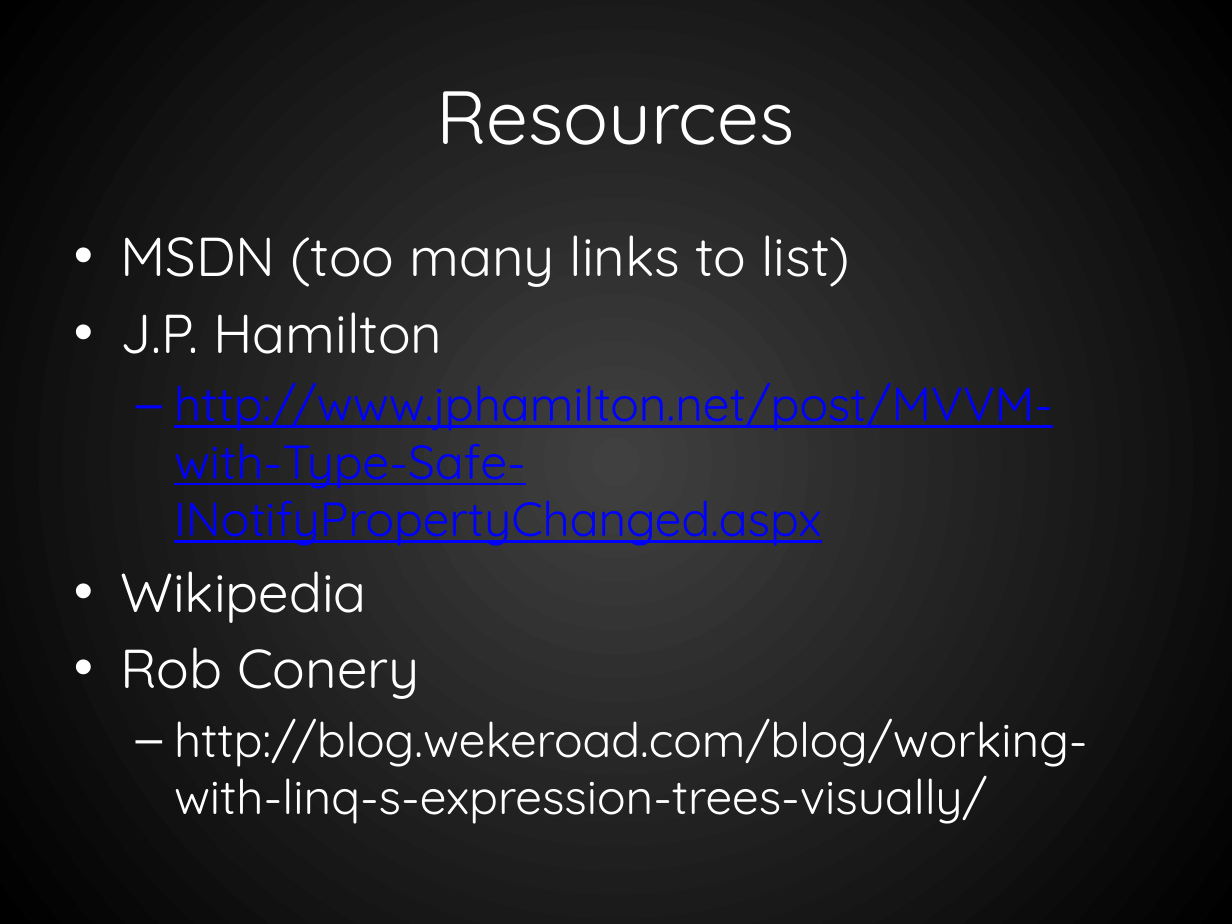
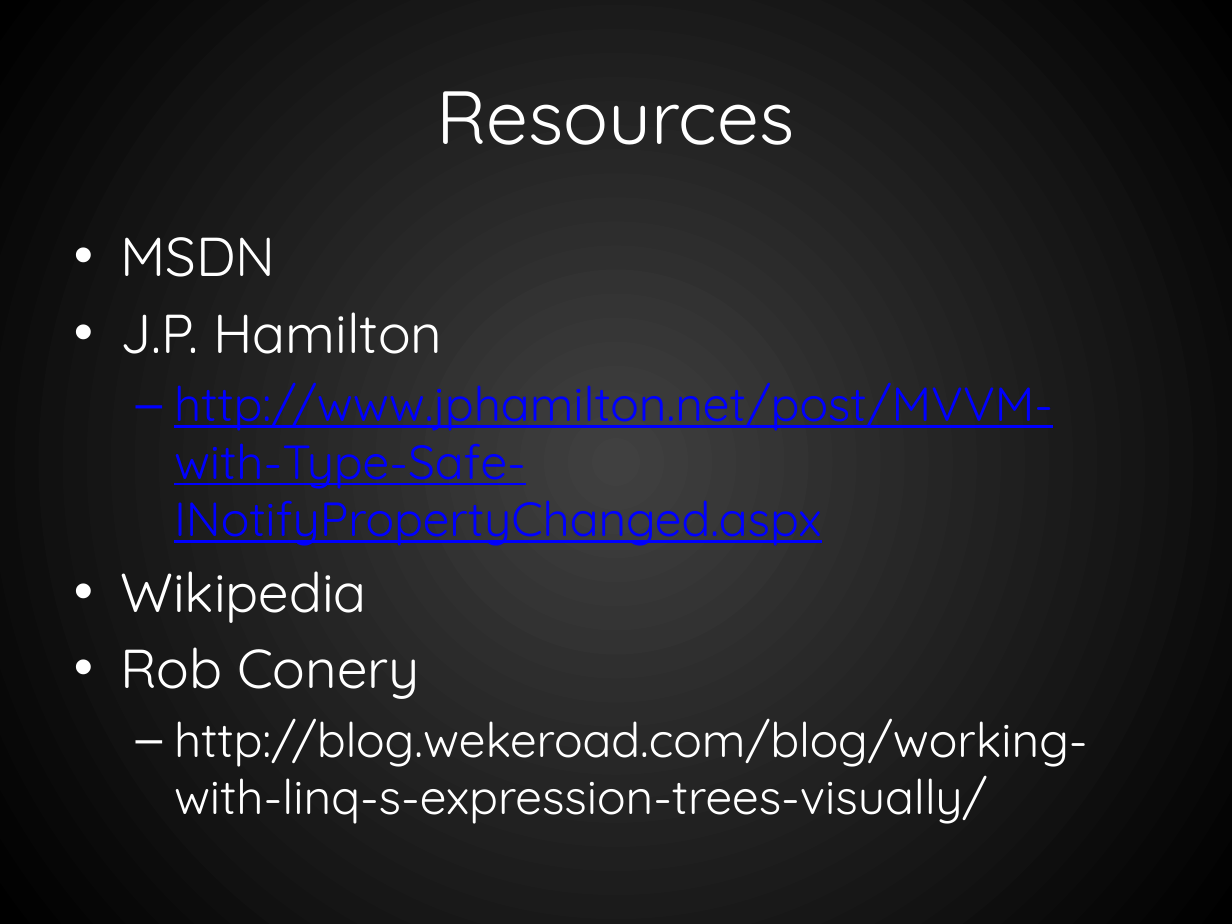
Before and after one commit to RookieOne/Evolve-Your-Code, a slide deck: slide 54 of EvolveYourCode.pptx (slide 41 before the commit). Drawn at 1232x924 pixels with LibreOffice and Linux fonts; fonts in the diff are those of the drawing. Boxes give left, top, right and bottom in pixels: in the first picture for what was removed or moved away, otherwise in the second. Text is boxed around its words. In the diff, an @@ line names an element or a change of style, - is before the commit and + after.

```diff
--- a/EvolveYourCode.pptx
+++ b/EvolveYourCode.pptx
@@ text at (120,237,275,277): text changed @@
-• MSDN (too many links to list)
+• MSDN
```
Also in this commit, not shown: 3 other slides changed, 14 slides added, 1 slide removed, 20 other files.
